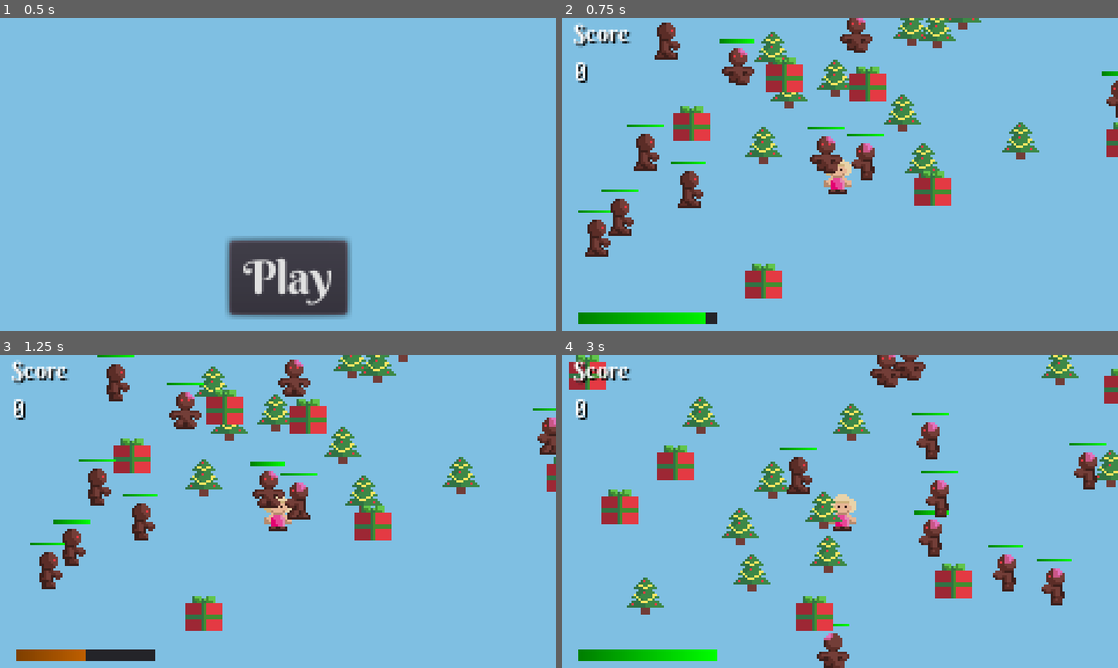
Above: before the commit, frames 1-4 (two rows, left to right).
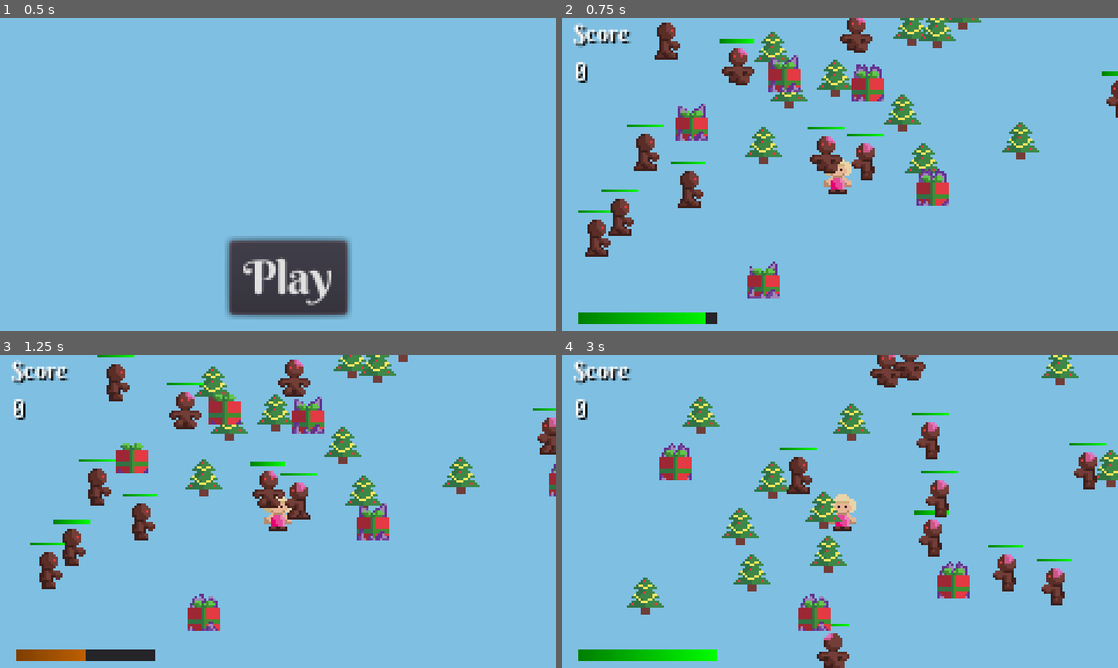
Above: after the commit, the same moments.

Repository: cznrhubarb/feliz-navidead
Game: Godot game, scene res://scn/TitleScreen.tscn
Same seed, same stepped clock (60 frames per second), same inputs: the game is played once before the commit and once after it.
Inputs (mouse positions are in pixels of both pictures, inside the frame that each line leads up to):
- Up to frame 1 (0.5 s): no input
- Up to frame 2 (0.75 s): click "Play" at 0.5 s
- Up to frame 3 (1.25 s): no input
- Up to frame 4 (3 s): move the mouse to (962, 495) at 1.27 s; press the mouse at (962, 495) at 1.28 s; hold D (move_right) 1.28-2 s; release the mouse at (962, 495) at 2 s; click "OK I guess..." at 2 s; click "Play" at 2.75 s

Frame 1 is identical in both runs. In frame 2, 2.6% of the frame differs, in the area x 20-100%, y 11-90%; in frame 3, 2.4%; in frame 4, 2.8%, in the area x 1-100%, y 0-89%.

Commit message:
Gift flame anim integrated. Fixed gift collision bug.

Diff:
--- a/scn/Gift.tscn
+++ b/scn/Gift.tscn
@@ -1,19 +1,44 @@
-[gd_scene load_steps=4 format=2]
+[gd_scene load_steps=5 format=2]
 
 [ext_resource path="res://src/Gift.gd" type="Script" id=1]
-[ext_resource path="res://img/Gift.PNG" type="Texture" id=2]
+[ext_resource path="res://img/Anim/Gift_Flame_Anim.PNG" type="Texture" id=2]
 
-[sub_resource type="RectangleShape2D" id=1]
+[sub_resource type="Animation" id=1]
+resource_name = "Burn"
+length = 1.2
+loop = true
+step = 0.2
+tracks/0/type = "value"
+tracks/0/path = NodePath(".:frame")
+tracks/0/interp = 1
+tracks/0/loop_wrap = true
+tracks/0/imported = false
+tracks/0/enabled = true
+tracks/0/keys = {
+"times": PoolRealArray( 0, 0.2, 0.4, 0.6, 0.8, 1 ),
+"transitions": PoolRealArray( 1, 1, 1, 1, 1, 1 ),
+"update": 1,
+"values": [ 0, 1, 2, 3, 4, 5 ]
+}
+
+[sub_resource type="RectangleShape2D" id=2]
 extents = Vector2( 7.93321, 5.89482 )
 
 [node name="Gift" type="KinematicBody2D"]
 collision_layer = 32
 collision_mask = 16
+collision/safe_margin = 2.5
 script = ExtResource( 1 )
 
 [node name="Sprite" type="Sprite" parent="."]
 texture = ExtResource( 2 )
+vframes = 2
+hframes = 4
+frame = 6
+
+[node name="AnimationPlayer" type="AnimationPlayer" parent="Sprite"]
+anims/Burn = SubResource( 1 )
 
 [node name="CollisionShape2D" type="CollisionShape2D" parent="."]
 position = Vector2( 0, 1.76294 )
-shape = SubResource( 1 )
+shape = SubResource( 2 )
--- a/src/Gift.gd
+++ b/src/Gift.gd
@@ -8,6 +8,10 @@
 var type = "gift"
 
 func _ready():
+	var anim = find_node("AnimationPlayer")
+	anim.play("Burn", -1, 0.75)
+	anim.seek(rand_range(0, anim.current_animation_length))
+
 	dialog = get_tree().get_root().find_node("GiftDialog", true, false)
 	weapon = Factory.make_weapon()
 	curse = get_tree().get_root().find_node("CurseBag", true, false).get_curse()
Binary file added: img/Anim/Gift_Flame_Anim.PNG
Not shown, added: img/Anim/Gift_Flame_Anim.PNG.import
